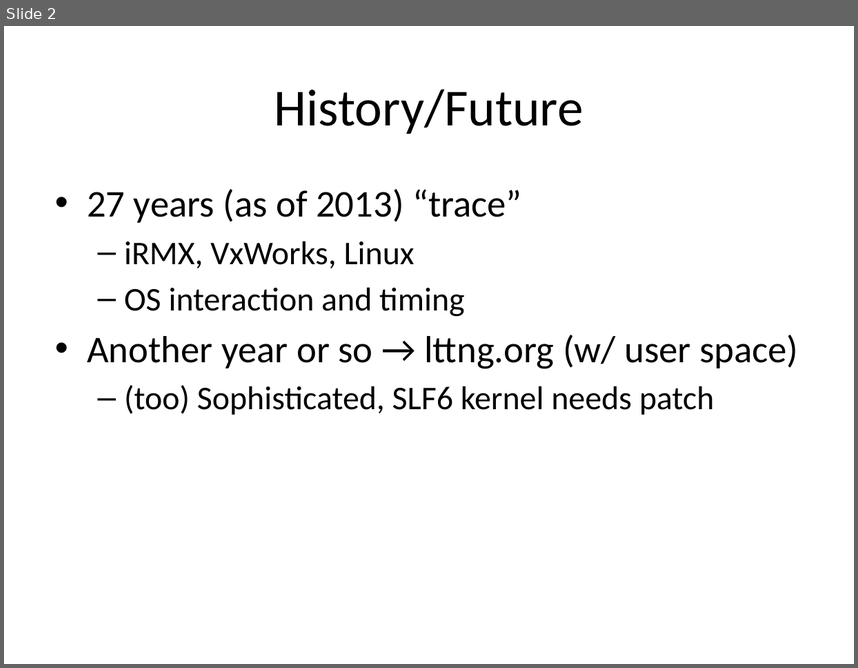
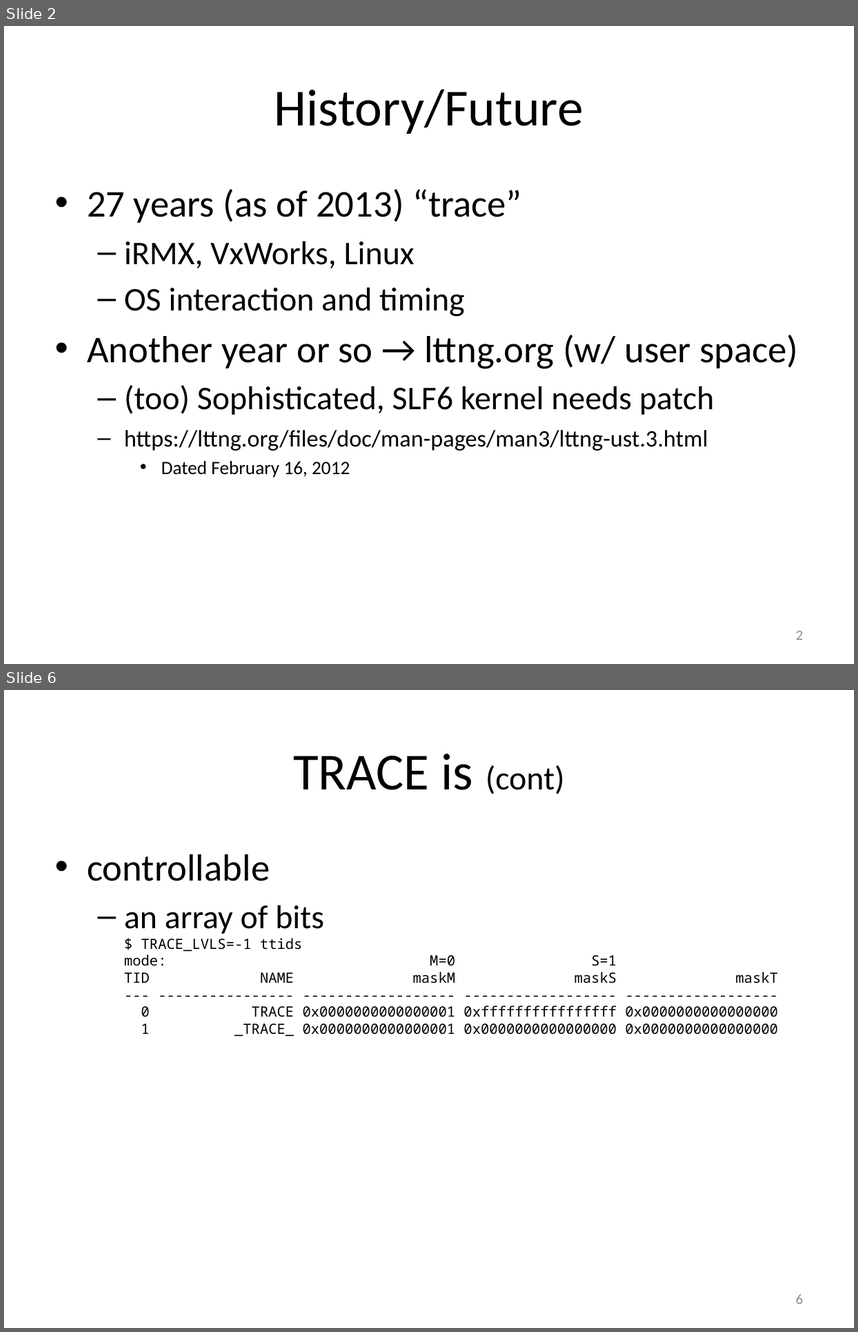
Before and after one commit to art-daq/trace, a slide deck: trace/doc/trace.pptx. Shown one above the other, each under a label of ours: slide 2 before the commit, slides 2 and 6 after it; the slides between them are not shown. The pictures are 858x668 and 858x1332 pixels, drawn with LibreOffice and Linux fonts; fonts in the diff are those of the drawing. Boxes give left, top, right and bottom in pixels: in the first picture for what was removed or moved away, otherwise in the second. Text is boxed around its words. In the diff, an @@ line names an element or a change of style, - is before the commit and + after.

Commit message:
mode returns/prints mode, adjust show, update doc

```diff
--- a/trace/doc/trace.pptx
+++ b/trace/doc/trace.pptx
@@ slide 6 added at (4, 690, 854, 1328), background #FFFFFF @@
@@ title added at (293, 753, 565, 794), 44 pt, text #000000 @@
+TRACE is (cont)
@@ text added at (87, 854, 778, 1036), 12 pt, text #000000 @@
+• controllable
+  – an array of bits
+    $ TRACE_LVLS=-1 ttids
+    mode: M=0 S=1
+    TID NAME maskM maskS maskT
+    --- ---------------- ------------------ ------------------ ------------------
+    0 TRACE 0x0000000000000001 0xffffffffffffffff 0x0000000000000000
+    1 _TRACE_ 0x0000000000000001 0x0000000000000000 0x0000000000000000
@@ page number added at (796, 1294, 803, 1303), 12 pt, text #8C8C8C @@
+6
@@ slide 2 changed as well @@
@@ text at (124, 430, 708, 477): paragraphs added @@
+  – https://lttng.org/files/doc/man-pages/man3/lttng-ust.3.html
+    • Dated February 16, 2012
@@ page number added at (796, 630, 803, 639), 12 pt, text #8C8C8C @@
+2
```
Also in this commit, not shown: 4 other slides changed, 6 other slides added, 2 slides removed, 2 other files.
